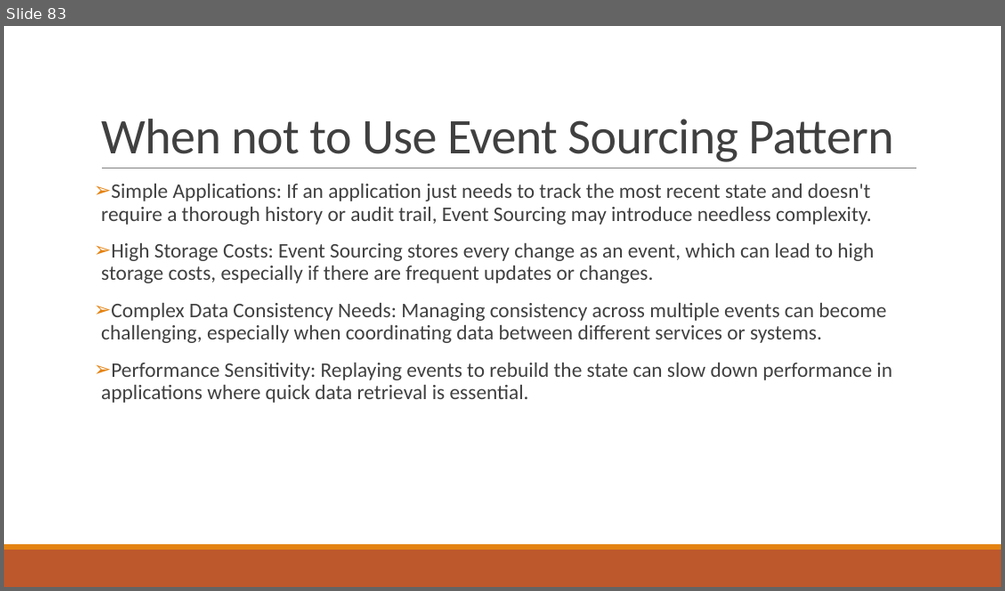
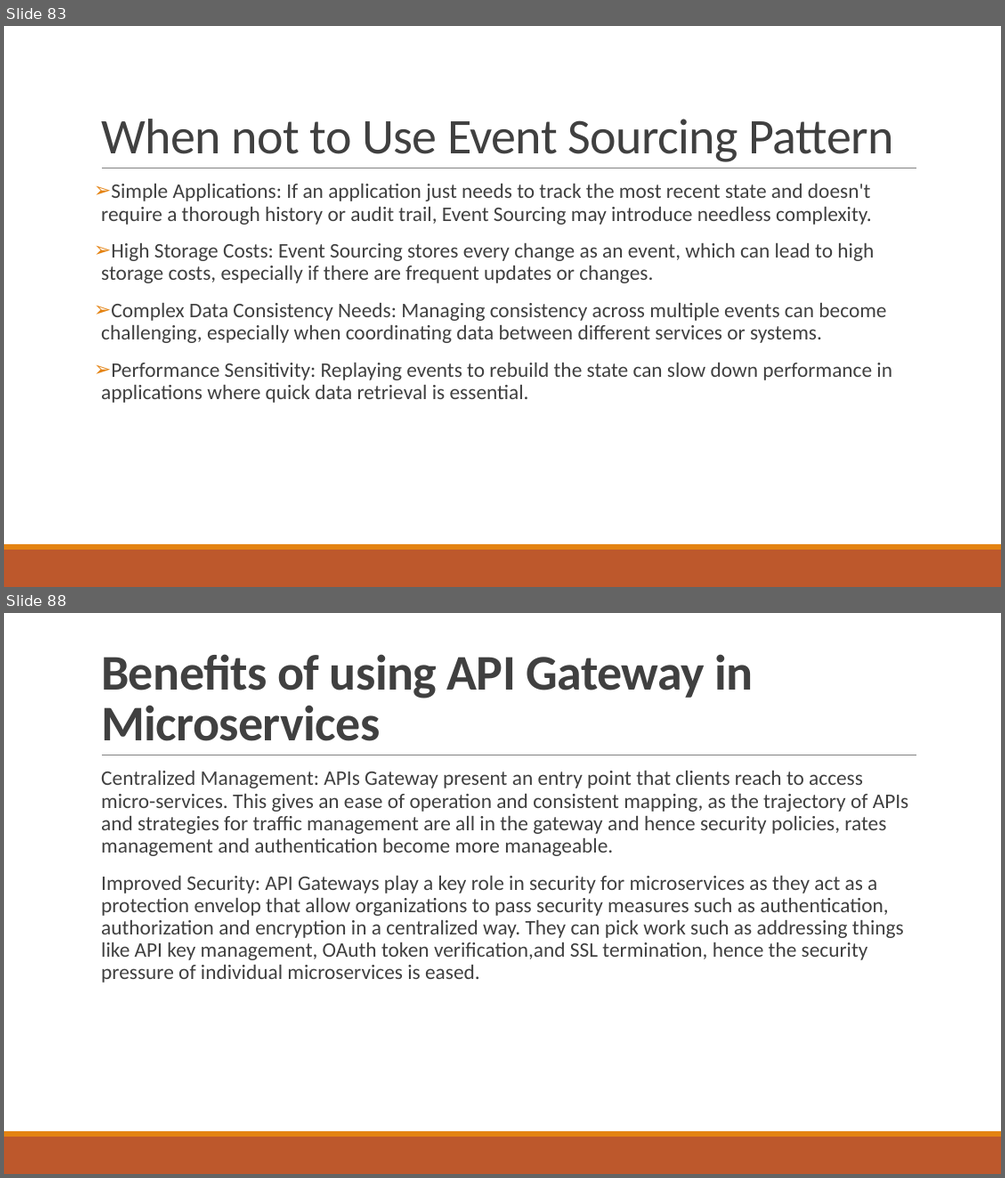
Before and after one commit to Sujatabatra/ThalesAug2025, a slide deck: Microservice Design Patterns.pptx. Shown one above the other, each under a label of ours: slide 83 before the commit, slides 83 and 88 after it; the slides between them are not shown. The pictures are 1005x591 and 1005x1178 pixels, drawn with LibreOffice and Linux fonts; fonts in the diff are those of the drawing. Boxes give left, top, right and bottom in pixels: in the first picture for what was removed or moved away, otherwise in the second. Text is boxed around its words. In the diff, an @@ line names an element or a change of style, - is before the commit and + after.

```diff
--- a/Microservice Design Patterns.pptx
+++ b/Microservice Design Patterns.pptx
@@ slide 88 added at (4, 613, 1001, 1174), background #FFFFFF; not listed: 3 template elements that a slide beside it also shows @@
@@ title added at (101, 654, 752, 741), 48 pt, text #404040, bold @@
+Benefits of using API Gateway in Microservices
@@ text added at (101, 771, 909, 982), 20 pt, text #404040 @@
+  Centralized Management: APIs Gateway present an entry point that clients reach to access micro-services. This gives an ease of operation and consistent mapping, as the trajectory of APIs and strategies for traffic management are all in the gateway and hence security policies, rates management and authentication become more manageable.
+  Improved Security: API Gateways play a key role in security for microservices as they act as a protection envelop that allow organizations to pass security measures such as authentication, authorization and encryption in a centralized way. They can pick work such as addressing things like API key management, OAuth token verification,and SSL termination, hence the security pressure of individual microservices is eased.
```
Also in this commit, not shown: 72 other slides added.
